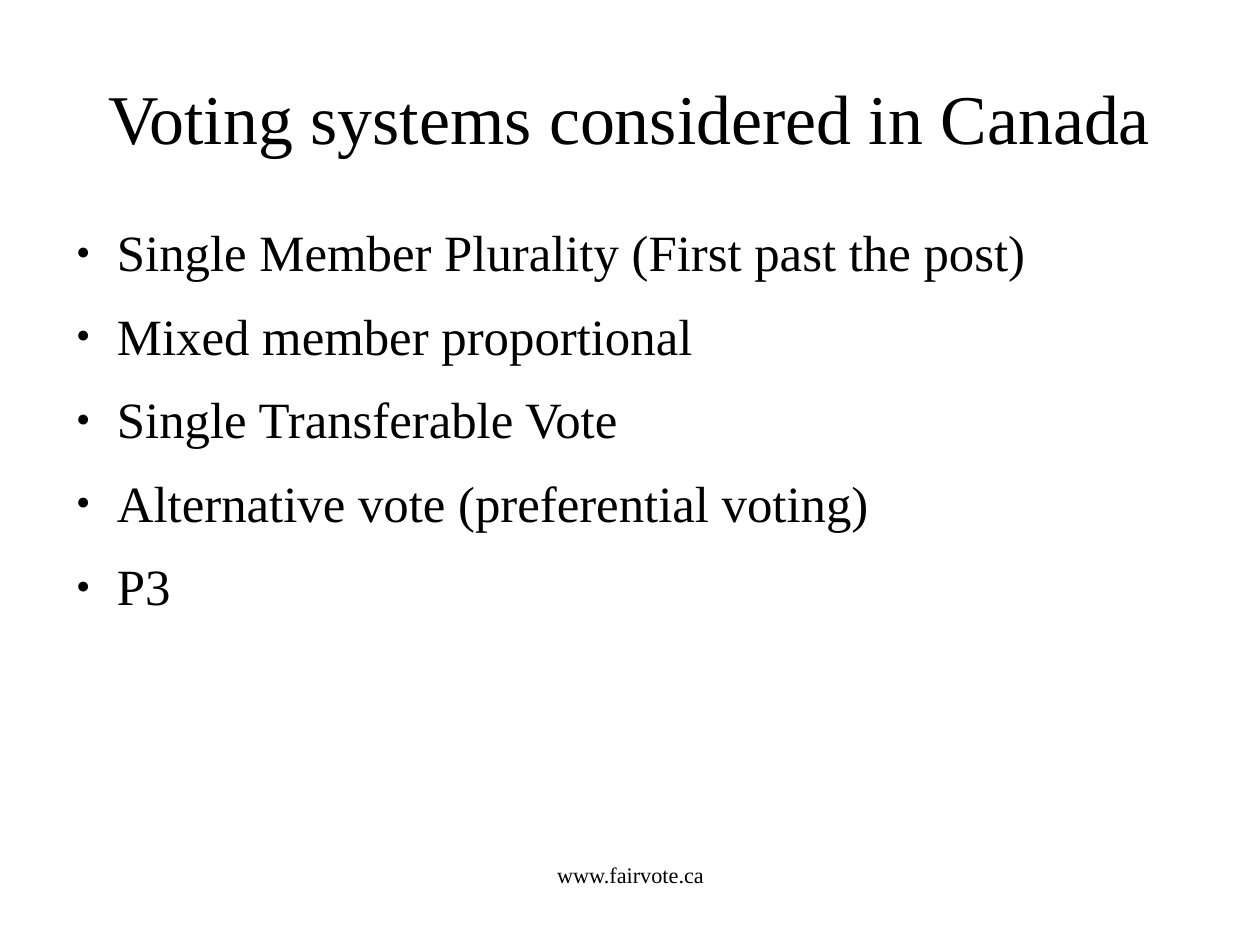
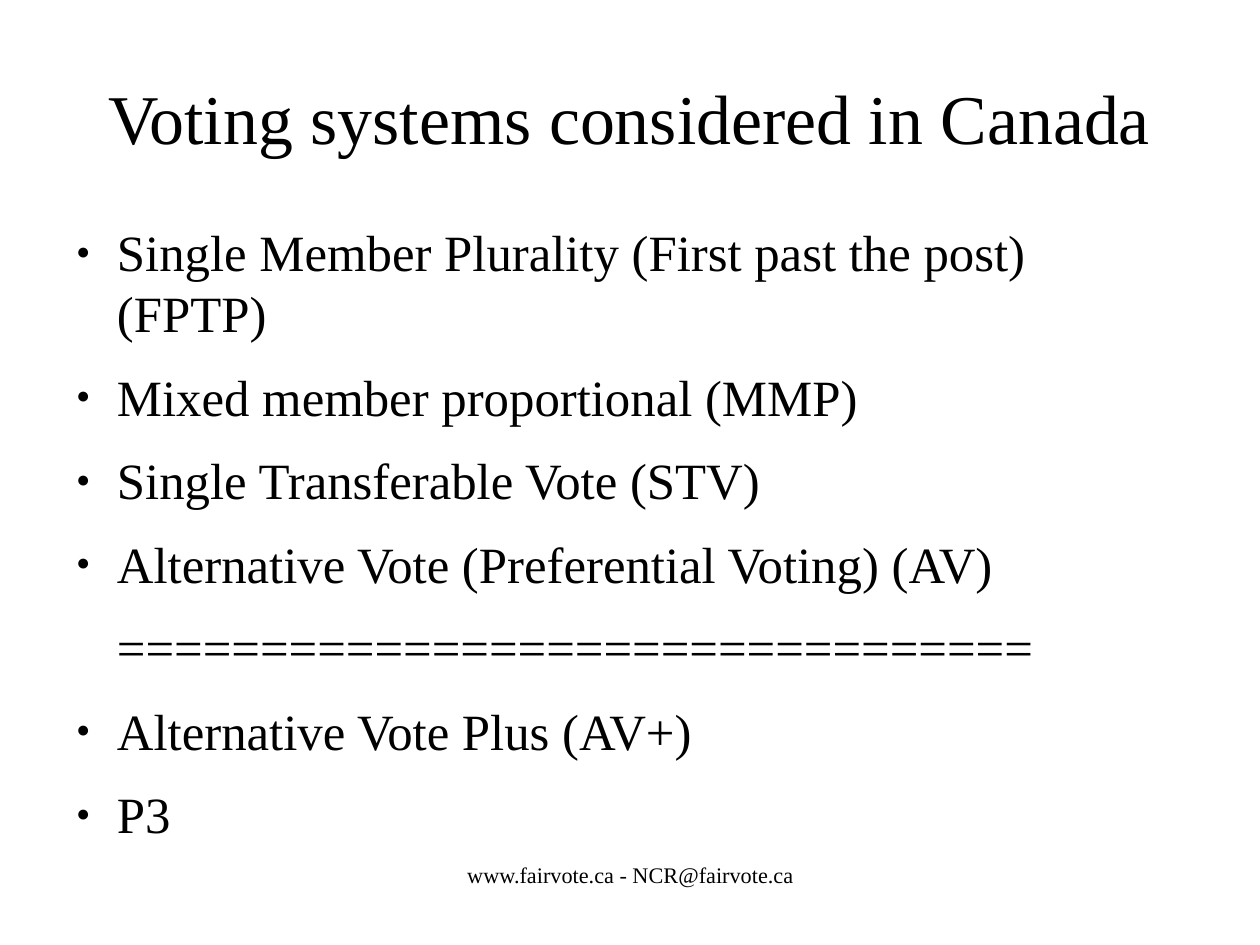
Before and after one commit to cyclingzealot/fvc_presentation, a slide deck: slide 16 of votingSystems.odp (slide 3 before the commit). Drawn at 1260x945 pixels with LibreOffice and Linux fonts; fonts in the diff are those of the drawing. Boxes give left, top, right and bottom in pixels: in the first picture for what was removed or moved away, otherwise in the second. Text is boxed around its words. In the diff, an @@ line names an element or a change of style, - is before the commit and + after.

```diff
--- a/votingSystems.odp
+++ b/votingSystems.odp
@@ text at (x1=117, y1=235, x2=1026, y2=760): text changed @@
-● Single Member Plurality (First past the post)
-● Mixed member proportional
-● Single Transferable Vote
-● Alternative vote (preferential voting)
+● Single Member Plurality (First past the post) (FPTP)
+● Mixed member proportional (MMP)
+● Single Transferable Vote (STV)
+● Alternative Vote (Preferential Voting) (AV)
+================================
+● Alternative Vote Plus (AV+)
@@ text at (x1=467, y1=867, x2=793, y2=888): text changed @@
-www.fairvote.ca
+www.fairvote.ca - NCR@fairvote.ca
```
Also in this commit, not shown: 56 other slides changed, 9 slides added, 8 other files.
